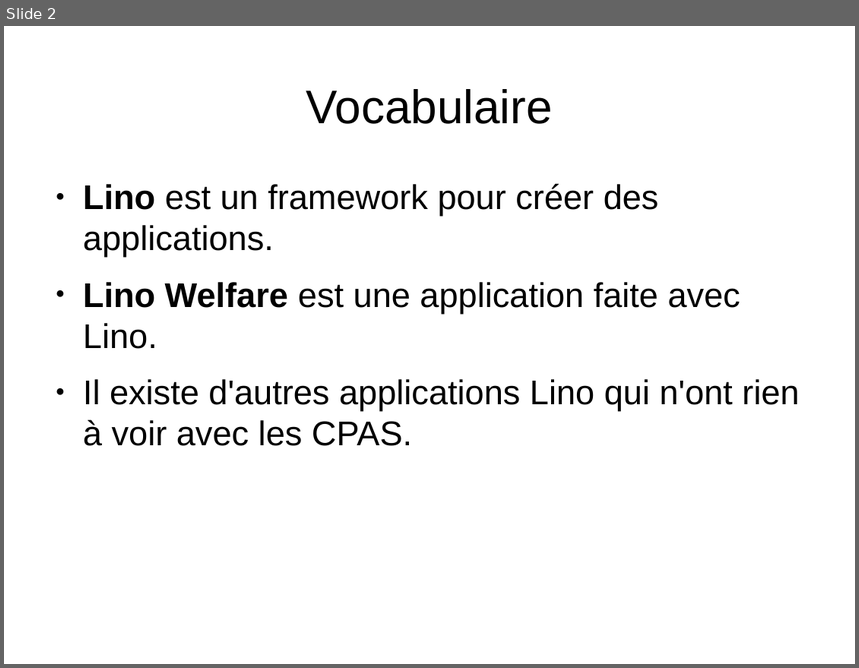
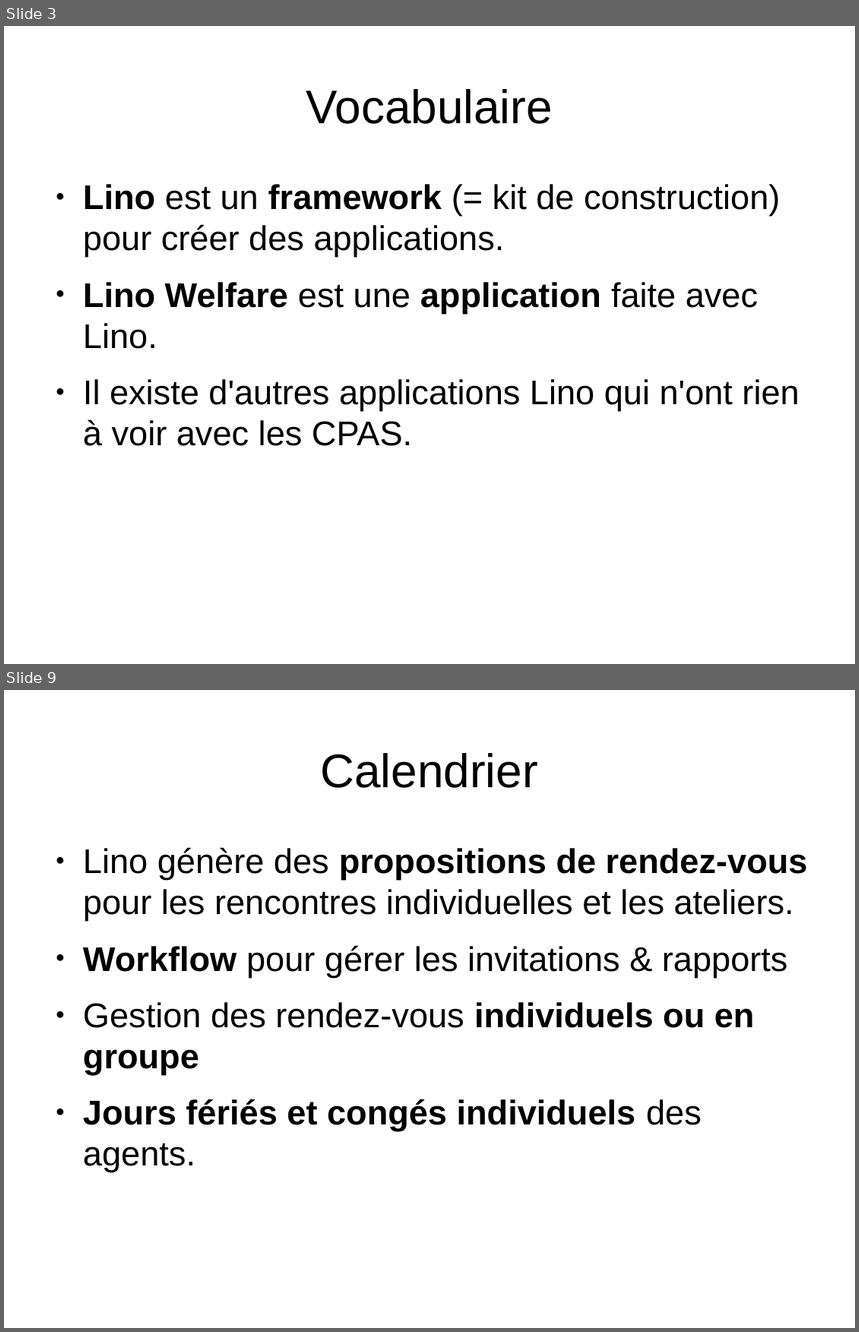
Before and after one commit to lino-framework/welfare, a slide deck: docs_fr/dl/tour_lino_welfare.odp. Shown one above the other, each under a label of ours: slide 2 before the commit, slides 3 and 9 after it; the slides between them are not shown. The pictures are 859x668 and 859x1332 pixels, drawn with LibreOffice and Linux fonts; fonts in the diff are those of the drawing. Boxes give left, top, right and bottom in pixels: in the first picture for what was removed or moved away, otherwise in the second. Text is boxed around its words. In the diff, an @@ line names an element or a change of style, - is before the commit and + after.

```diff
--- a/docs_fr/dl/tour_lino_welfare.odp
+++ b/docs_fr/dl/tour_lino_welfare.odp
@@ slide 9 added at box(4, 690, 855, 1328), background #FFFFFF @@
@@ title added at box(321, 753, 538, 788), 44 pt, text #000000 @@
+Calendrier
@@ text added at box(83, 847, 808, 1173), 32 pt, text #000000 @@
+● Lino génère des propositions de rendez-vous pour les rencontres individuelles et les ateliers.
+● Workflow pour gérer les invitations & rapports
+● Gestion des rendez-vous individuels ou en groupe
+● Jours fériés et congés individuels des agents.
@@ what was slide 2 is now slide 3 @@
@@ slide 3 changed as well @@
@@ text at box(83, 184, 780, 257): text changed @@
-● Lino est un framework pour créer des applications.
+● Lino est un framework (= kit de construction) pour créer des applications.
@@ text at box(83, 282, 758, 349): bold on in "application" @@
```
Also in this commit, not shown: 11 other slides changed, 16 other slides added, 3 other files.
